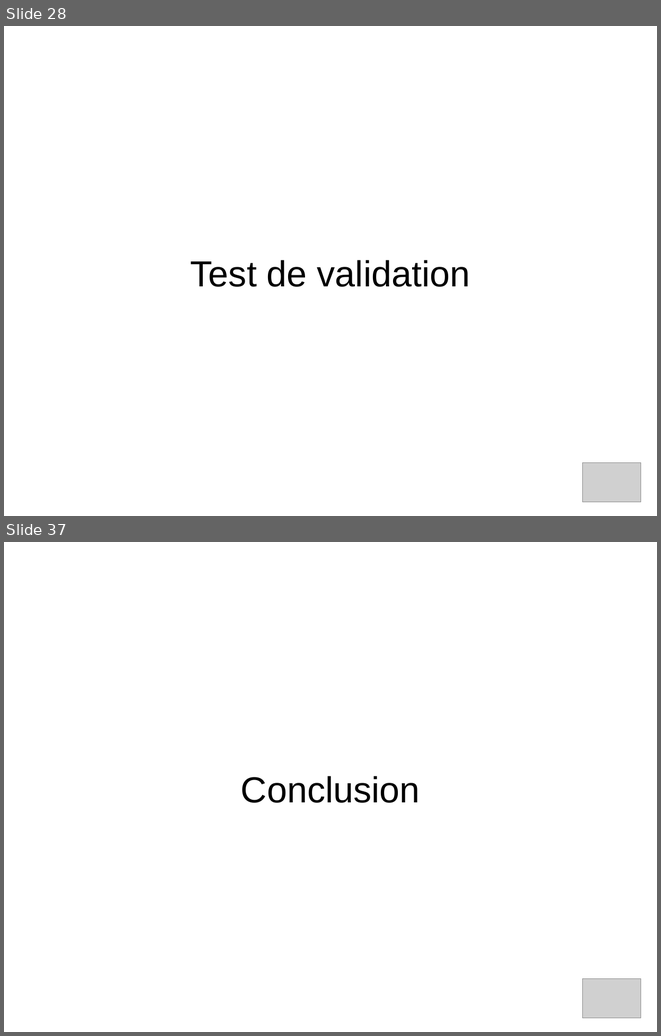
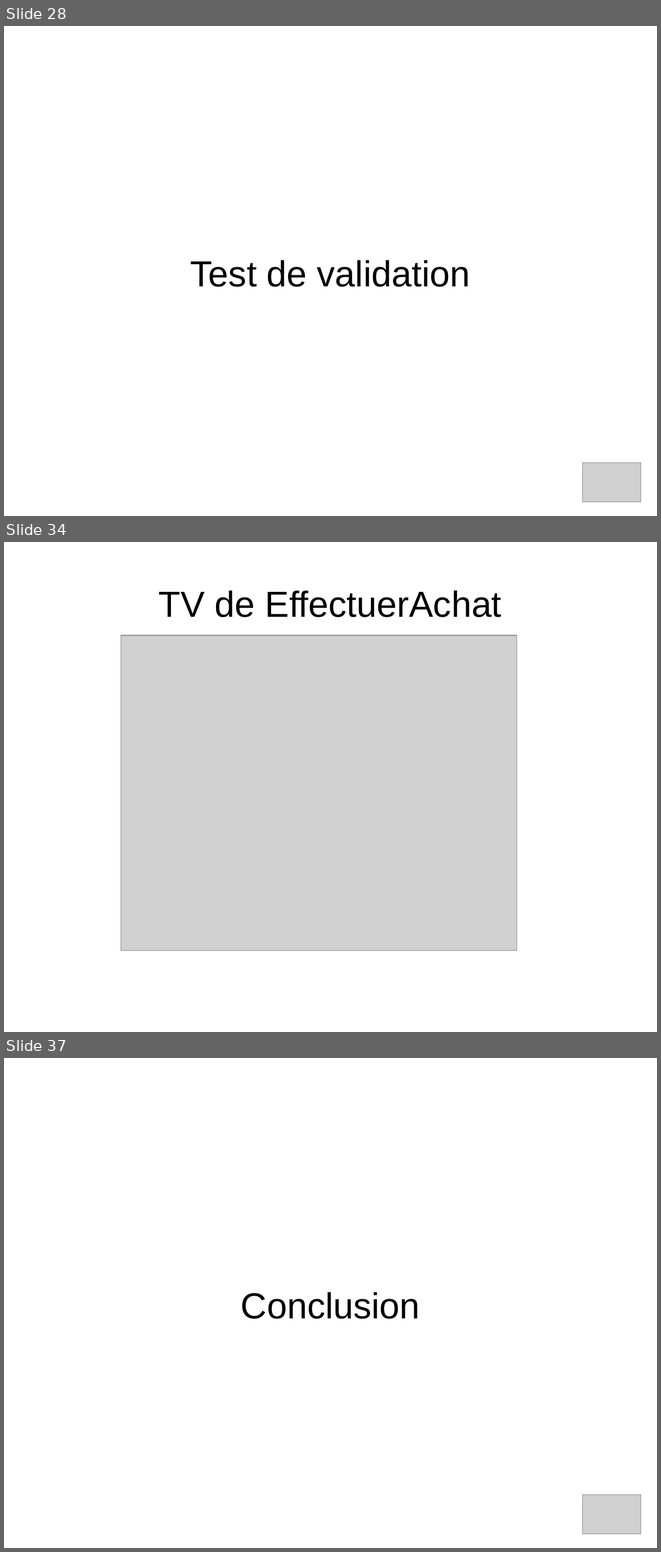
Before and after one commit to Shaolans/StoneHearth_SnowStorm, a slide deck: Presentation/presentation_IL.odp. Shown one above the other, each under a label of ours: slides 28 and 37 before the commit, slides 28, 34 and 37 after it; the slides between them are not shown. The pictures are 661x1036 and 661x1552 pixels, drawn with LibreOffice and Linux fonts; fonts in the diff are those of the drawing; grey boxes stand for pictures. Boxes give left, top, right and bottom in pixels: in the first picture for what was removed or moved away, otherwise in the second. Text is boxed around its words. In the diff, an @@ line names an element or a change of style, - is before the commit and + after.

```diff
--- a/Presentation/presentation_IL.odp
+++ b/Presentation/presentation_IL.odp
@@ slide 34 added at box(4, 542, 657, 1032), background #FFFFFF @@
@@ title added at box(159, 590, 502, 617), 44 pt, text #000000 @@
+TV de EffectuerAchat
@@ picture added at box(121, 635, 517, 950) @@
```
Also in this commit, not shown: 8 slides changed, 1 slide removed.
